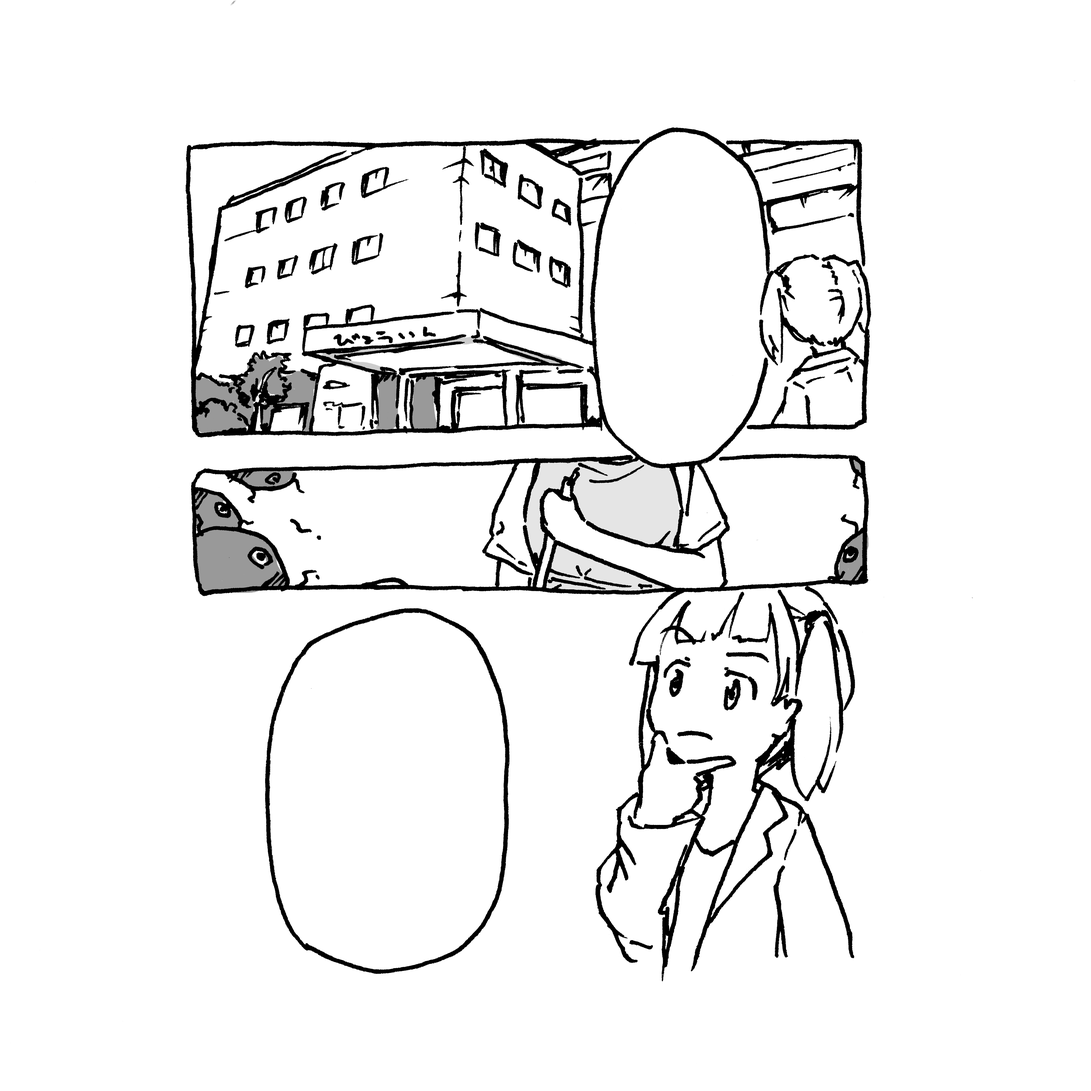
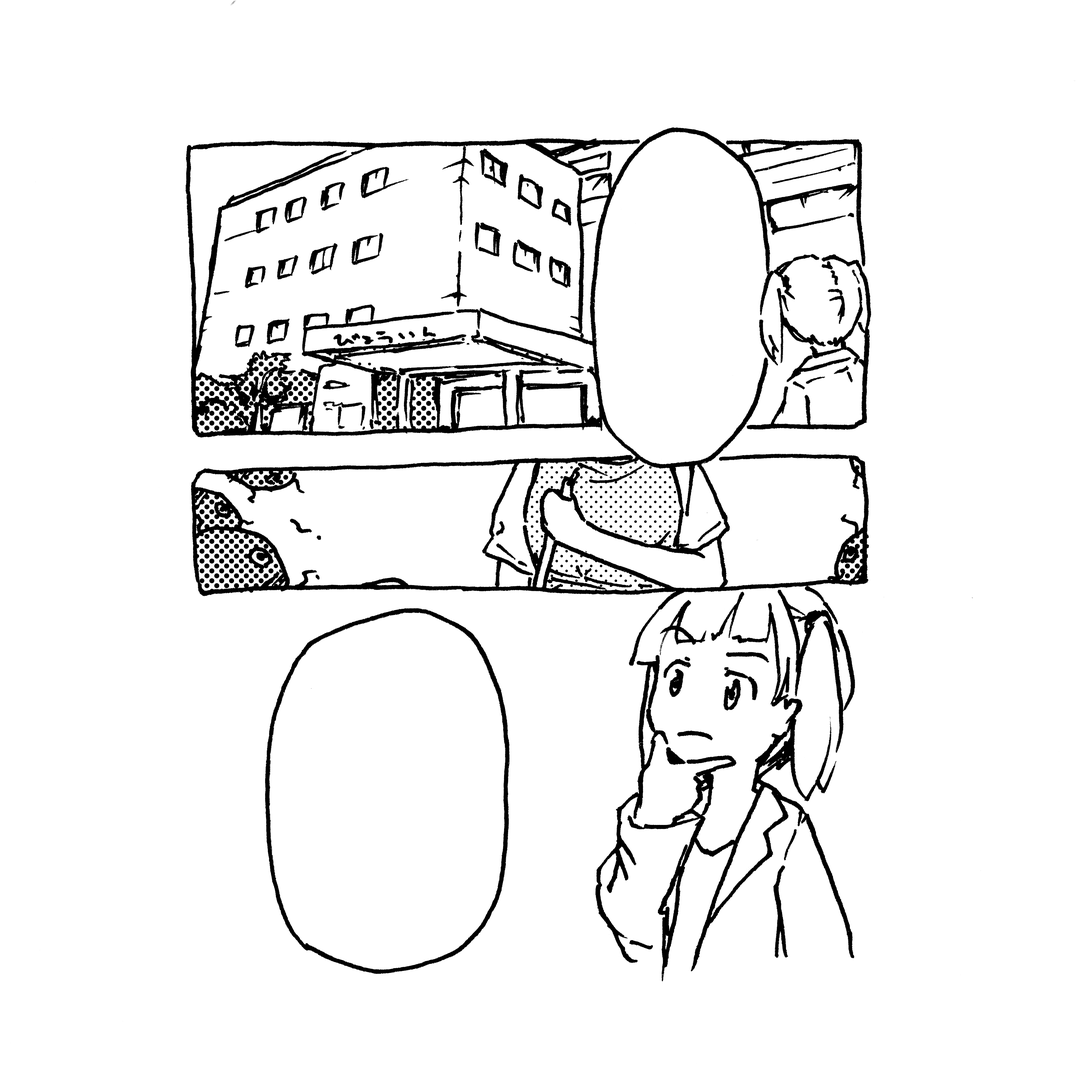
Comparing the layer stacks of the two (1091, 1091) images. Changes:
added layer "レイヤー 5" (multiply) above "グループ 2" over [194, 336, 870, 596]
moved "レイヤー 3" into group "グループ 2" over [524, 458, 681, 596]
moved "レイヤー 2" into group "グループ 2" over [321, 336, 565, 376]
moved "レイヤー 1" into group "グループ 2" over [194, 355, 870, 594]
added group "グループ 1" with 2 layers above "べた塗り 1" over [194, 336, 870, 596]
renamed "背景" to "レイヤー 0", moved it into group "グループ 1" over [194, 336, 870, 596]
added layer "べた塗り 1" over [194, 336, 870, 596]
